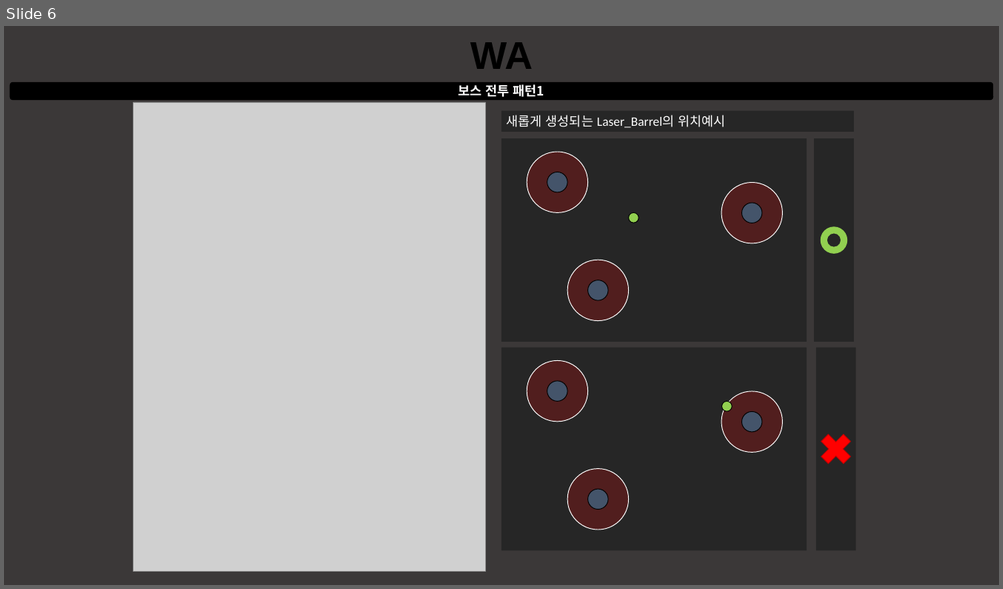
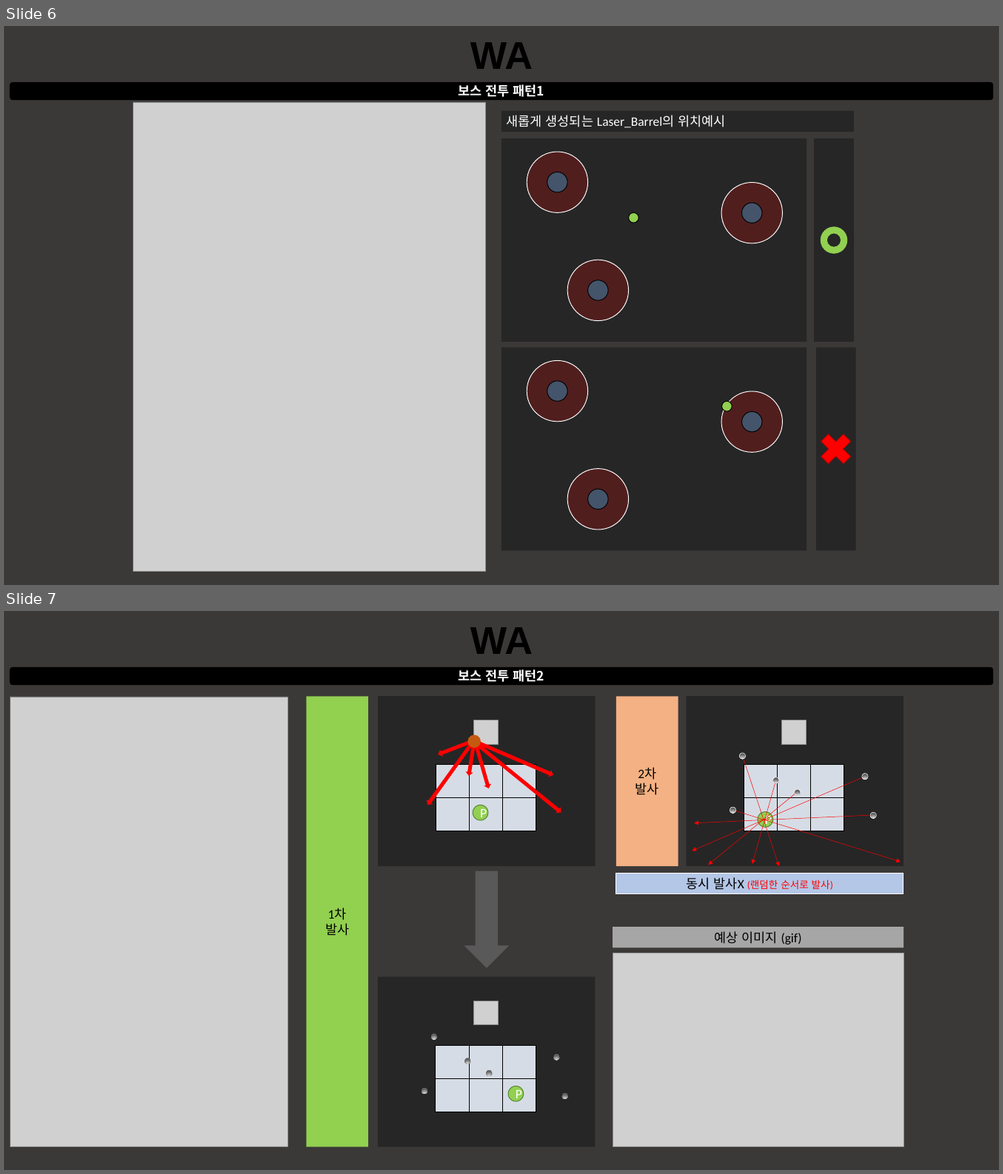
Before and after one commit to taeseongeom/WA, a slide deck: 기획서/문서/보스 기획서.pptx. Shown one above the other, each under a label of ours: slide 6 before the commit, slides 6 and 7 after it. The pictures are 1003x589 and 1003x1174 pixels, drawn with LibreOffice and Linux fonts; fonts in the diff are those of the drawing; grey boxes stand for pictures. Boxes give left, top, right and bottom in pixels: in the first picture for what was removed or moved away, otherwise in the second. Text is boxed around its words. In the diff, an @@ line names an element or a change of style, - is before the commit and + after.

```diff
--- a/기획서/문서/보스 기획서.pptx
+++ b/기획서/문서/보스 기획서.pptx
@@ slide 7 added at [4, 611, 999, 1170], background #3B3838 @@
@@ text added at [470, 627, 532, 654], 54 pt, text #000000, bold @@
+WA
@@ rounded rectangle added at [10, 667, 993, 685], fill #000000, 18 pt, text #FFFFFF, bold @@
+보스 전투 패턴2
@@ picture added at [10, 697, 288, 1147] @@
@@ rectangle added at [616, 696, 678, 866], fill #F4B183, 18 pt, text #000000 @@
+2차
+발사
@@ ellipse added at [739, 753, 745, 759], fill gradient #DBDBDB to #AAAAAA to #636363, outline #FFFFFF 0.5 pt @@
@@ arrow added from (742, 755) to (779, 866), #FF0000 0.5 pt @@
@@ arrow added from (865, 776) to (691, 851), #FF0000 0.5 pt @@
@@ arrow added from (776, 780) to (751, 864), #FF0000 0.5 pt @@
@@ ellipse added at [772, 777, 779, 783], fill gradient #DBDBDB to #AAAAAA to #636363, outline #FFFFFF 0.5 pt @@
@@ ellipse added at [862, 774, 868, 780], fill gradient #DBDBDB to #AAAAAA to #636363, outline #FFFFFF 0.5 pt @@
@@ group added at [306, 696, 595, 1147]: 15 rectangles, 9 ellipses, 7 down arrows, 2 pictures @@
+1차
+발사
+P
+P
@@ arrow added from (797, 792) to (708, 865), #FF0000 0.5 pt @@
@@ ellipse added at [729, 807, 736, 814], fill gradient #DBDBDB to #AAAAAA to #636363, outline #FFFFFF 0.5 pt @@
@@ arrow added from (733, 810) to (900, 862), #FF0000 0.5 pt @@
@@ ellipse added at [794, 789, 800, 796], fill gradient #DBDBDB to #AAAAAA to #636363, outline #FFFFFF 0.5 pt @@
@@ group added at [686, 696, 903, 866]: 7 rectangles, 1 picture @@
@@ arrow added from (873, 815) to (694, 823), #FF0000 0.5 pt @@
@@ ellipse added at [757, 812, 773, 827], fill #92D050, outline #548235 1 pt, 18 pt, text #FFFFFF @@
+P
@@ ellipse added at [870, 812, 876, 819], fill gradient #DBDBDB to #AAAAAA to #636363, outline #FFFFFF 0.5 pt @@
@@ rectangle added at [616, 873, 903, 894], fill #B4C7E7, outline #FFFFFF 0.75 pt, 14 pt, text #FF0000 @@
+동시 발사X (랜덤한 순서로 발사)
@@ rectangle added at [612, 927, 903, 948], fill #A6A6A6, 18 pt, text #000000 @@
+예상 이미지 (gif)
@@ picture added at [613, 954, 903, 1147] @@
```
Also in this commit, not shown: 3 slides changed, 5 other files.
